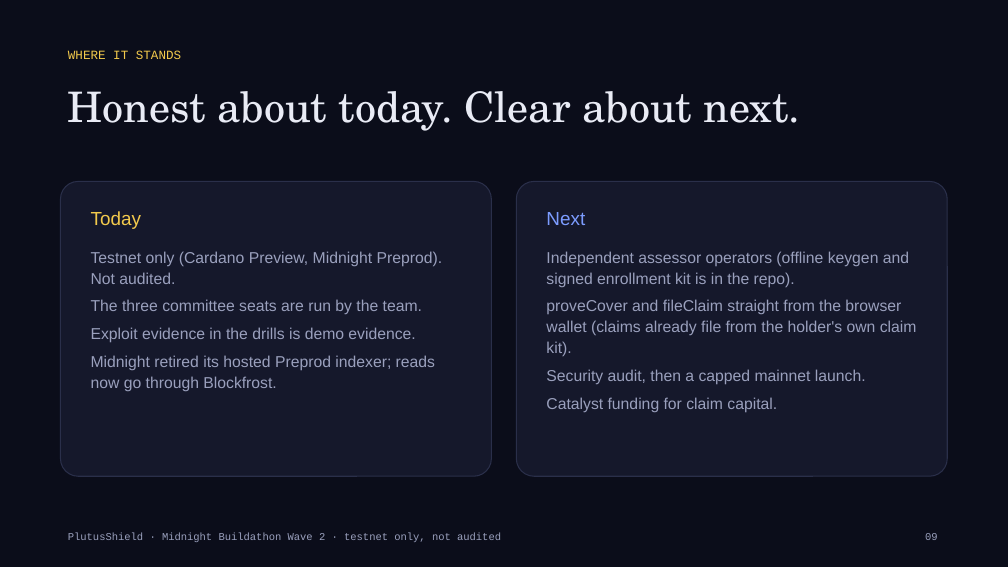
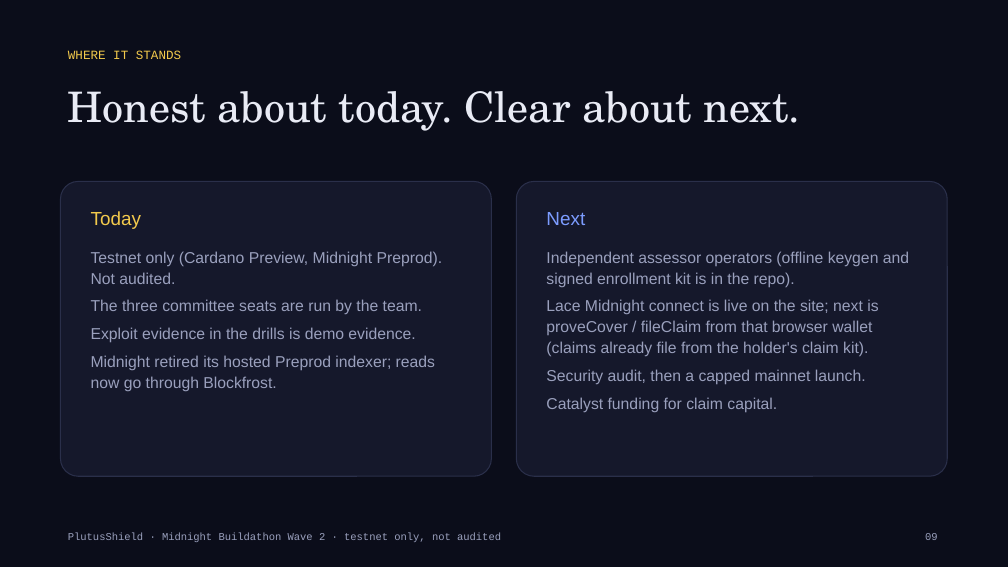
Before and after one commit to Kshot3000/PlutusShield, a slide deck: slide 9 of docs/buildathon/PlutusShield-Wave2-deck.pptx. Drawn at 1008x567 pixels with LibreOffice and Linux fonts; fonts in the diff are those of the drawing. Boxes give left, top, right and bottom in pixels: in the first picture for what was removed or moved away, otherwise in the second. Text is boxed around its words. In the diff, an @@ line names an element or a change of style, - is before the commit and + after.

Commit message:
Web: Lace Midnight DApp Connector — discover window.midnight (never hardcode mnLace), connect on Preprod, show address + serviceUriConfig on /claim/evidence, /app, and the in-app header; SDK lace helpers + 10 tests (SDK 107); browser proveCover/fileClaim remains the next gap (claim kit still files today); README/Wave 2 deck/script updated (315 tests)

```diff
--- a/docs/buildathon/PlutusShield-Wave2-deck.pptx
+++ b/docs/buildathon/PlutusShield-Wave2-deck.pptx
@@ text at (546, 299, 878, 356): text changed @@
-proveCover and fileClaim straight from the browser wallet (claims already file from the holder's own claim kit).
+Lace Midnight connect is live on the site; next is proveCover / fileClaim from that browser wallet (claims already file from the holder's claim kit).
```
Also in this commit, not shown: 1 other slide changed, 17 other files.
